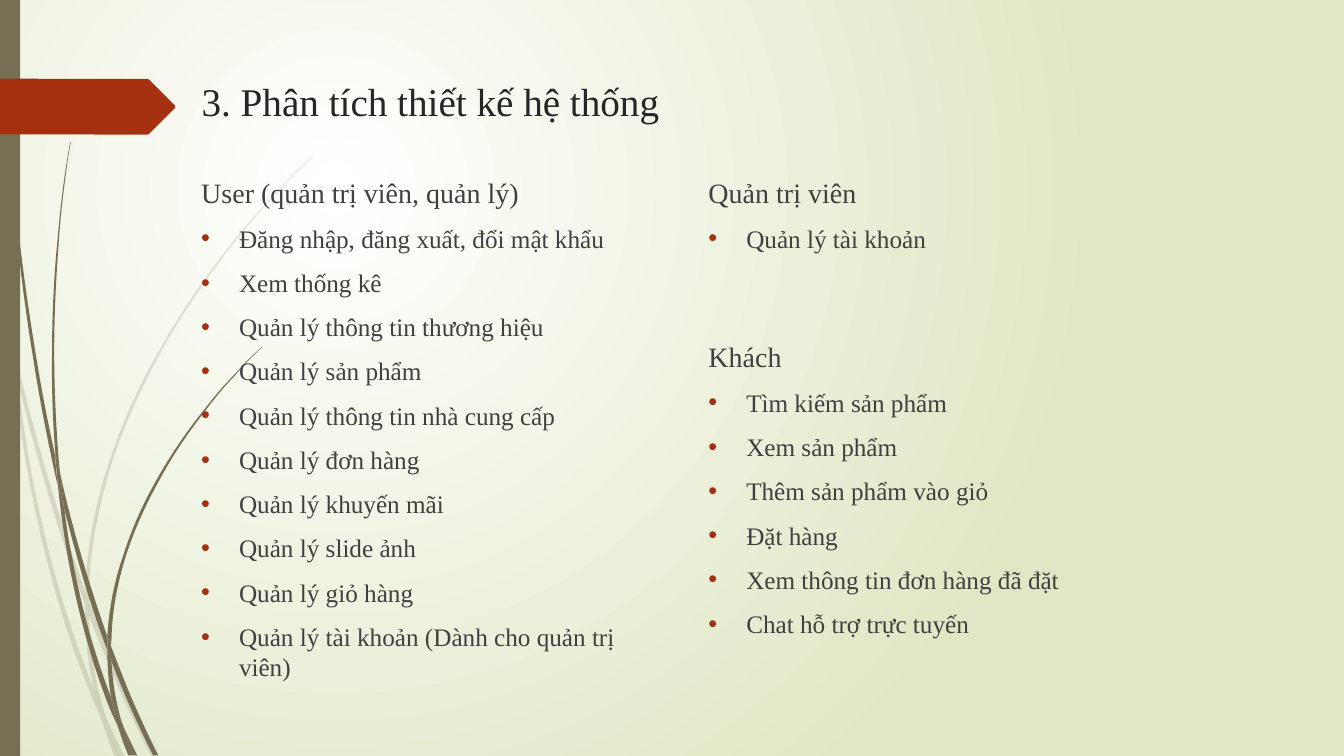
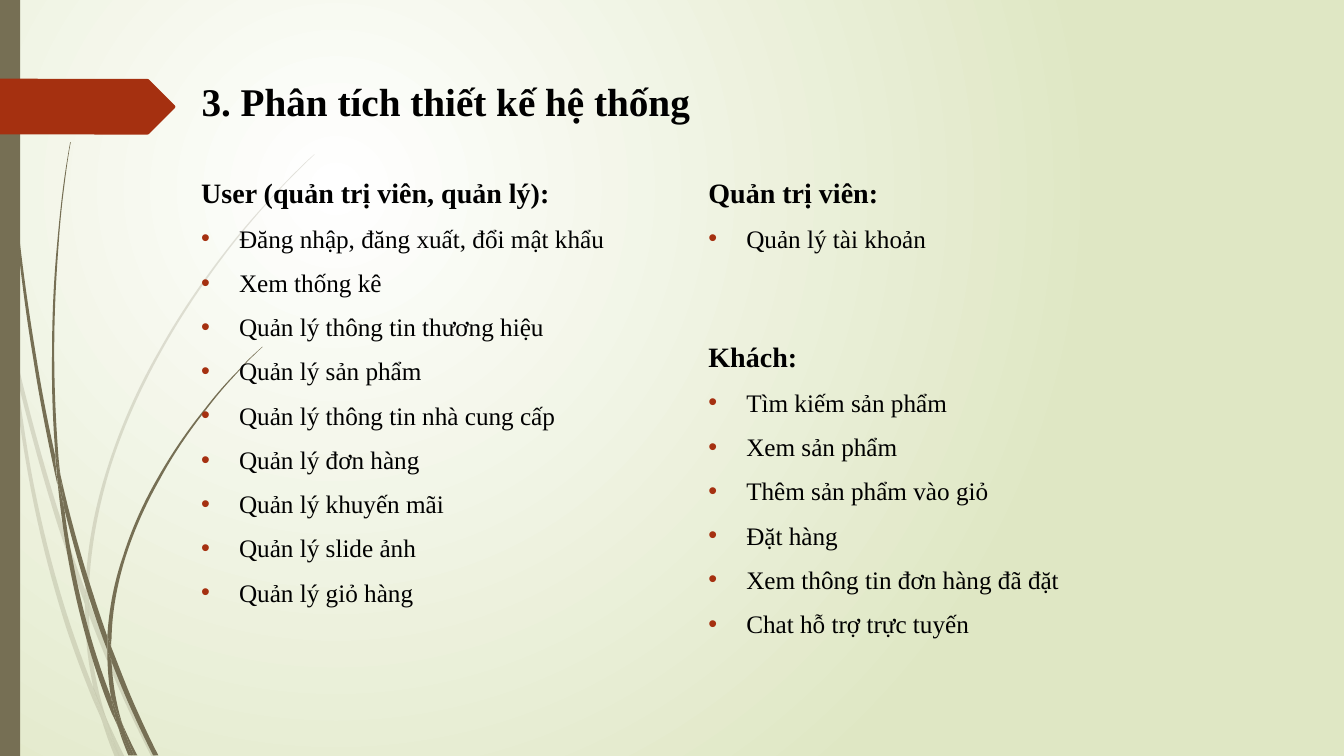
Before and after one commit to canhvip51/Project, a slide deck: slide 5 of DOC/Slidebaocao.pptm. Drawn at 1344x756 pixels with LibreOffice and Linux fonts; fonts in the diff are those of the drawing. Boxes give left, top, right and bottom in pixels: in the first picture for what was removed or moved away, otherwise in the second. Text is boxed around its words. In the diff, an @@ line names an element or a change of style, - is before the commit and + after.

```diff
--- a/DOC/Slidebaocao.pptm
+++ b/DOC/Slidebaocao.pptm
@@ title "3. Phân tích thiết kế ..." at [202,87,690,123]: text colour #262626 to #000000, bold on @@
@@ text at [201,183,549,208]: text changed; text colour #404040 to #000000; bold on @@
-User (quản trị viên, quản lý)
+User (quản trị viên, quản lý):
@@ text at [708,183,878,208]: text changed; text colour #404040 to #000000; bold on @@
-Quản trị viên
+Quản trị viên:
@@ text at [239,229,604,608]: text colour #404040 to #000000 in "Đăng nhập, đăng xuất, đổi mật khẩu", "Xem thống kê", "Quản lý thông tin thương hiệu", "Quản lý sản phẩm" and 5 more places @@
@@ text at [746,230,926,254]: text colour #404040 to #000000 in "Quản lý tài khoản" @@
@@ text at [708,347,797,368]: text changed; text colour #404040 to #000000; bold on @@
-Khách
+Khách:
@@ text at [746,393,1059,639]: text colour #404040 to #000000 @@
@@ text at [239,628,614,652]: paragraph removed @@
-• Quản lý tài khoản (Dành cho quản trị viên)
```
Also in this commit, not shown: 6 other slides changed, 48 other files.
